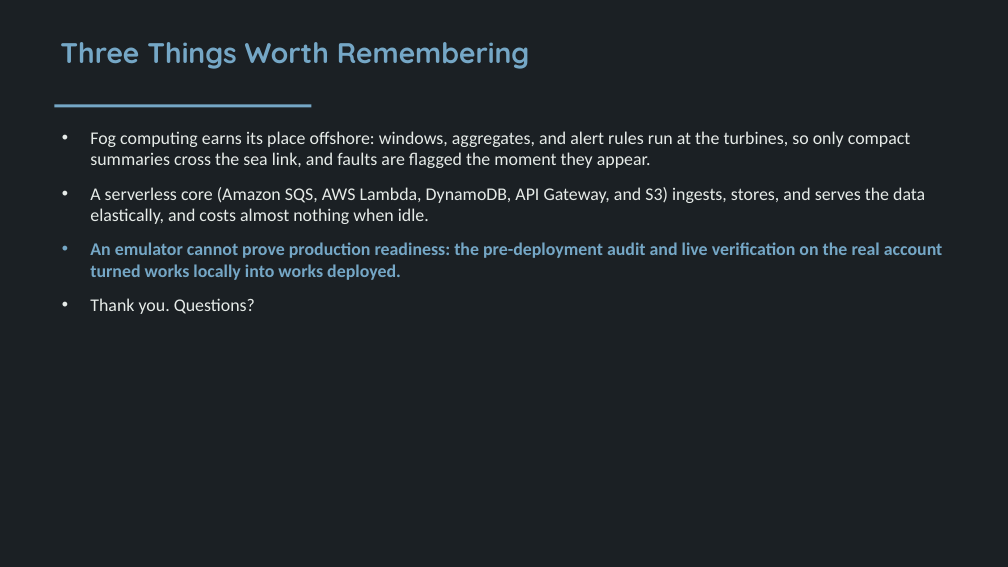
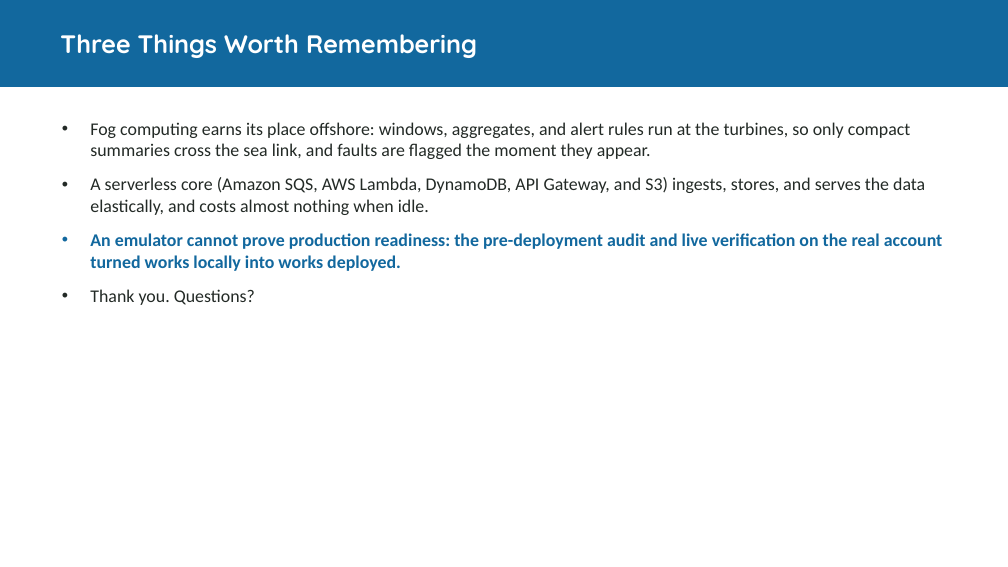
Before and after one commit to valletivarish/FEC_version_2, a slide deck: slide 6 of ppt/X25173421_offshore-wind-farm.pptx. Drawn at 1008x567 pixels with LibreOffice and Linux fonts; fonts in the diff are those of the drawing. Boxes give left, top, right and bottom in pixels: in the first picture for what was removed or moved away, otherwise in the second. Text is boxed around its words. In the diff, an @@ line names an element or a change of style, - is before the commit and + after.

Commit message:
Vishvaksen deck: move content off the dark archetype to a light band layout so its background no longer matches Gopi's marine-vessel deck

```diff
--- a/ppt/X25173421_offshore-wind-farm.pptx
+++ b/ppt/X25173421_offshore-wind-farm.pptx
@@ rectangle: place and size @@
-rectangle at (0, 0, 1008, 567)
+rectangle at (0, 0, 1008, 87)
@@ rectangle at (0, 0, 1008, 87): fill #1B2024 to #12689E @@
@@ title "Three Things Worth Remembering": place and size @@
-title "Three Things Worth Remembering" at (60, 42, 529, 69)
+title "Three Things Worth Remembering" at (60, 34, 477, 58)
@@ title "Three Things Worth Remembering" at (60, 34, 477, 58): size 27 to 24 pt, text colour #75A7C6 to #FFFFFF; vertical alignment top to middle @@
@@ text "Fog computing earns its place ...": place and size @@
-text "Fog computing earns its place ..." at (90, 131, 943, 314)
+text "Fog computing earns its place ..." at (90, 122, 943, 305)
@@ text "Fog computing earns its place ..." at (90, 122, 943, 305): text colour #E6EBE8 to #232A26 in "Fog computing earns its place offshore: windows, ...", "A serverless core (Amazon SQS, AWS Lambda, ...", "Thank you. Questions?"; text colour #75A7C6 to #12689E in "An emulator cannot prove production readiness: the ..." @@
@@ rectangle removed at (54, 104, 312, 107) @@
```
Also in this commit, not shown: 4 other slides changed.
